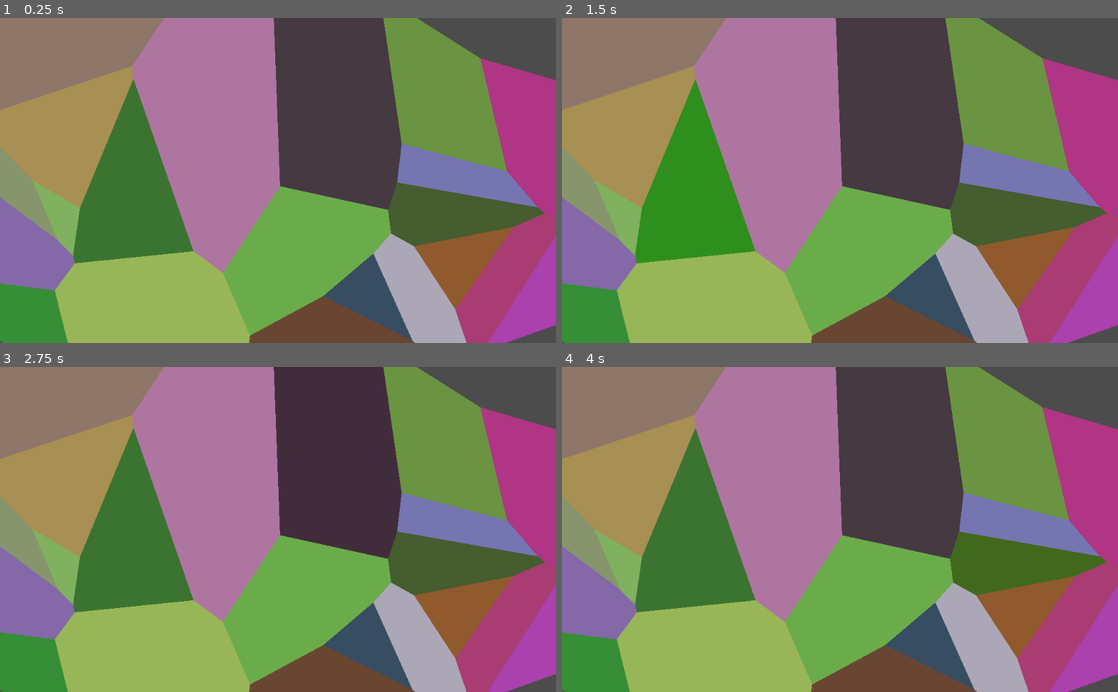
Above: before the commit, frames 1-4 (two rows, left to right).
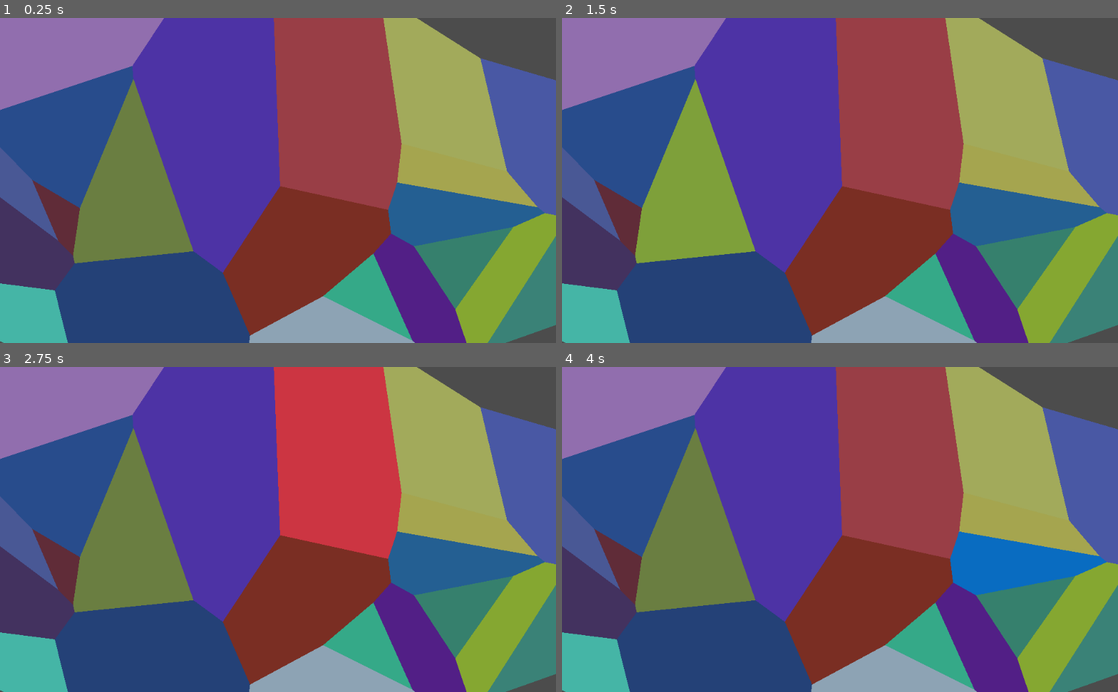
Above: after the commit, the same moments.

Repository: t-karcher/ClickableMap
Game: Godot game, scene res://Demo.tscn
Two runs of this game, one before a commit and one after it. Both use one fixed random seed, a clock stepped at 60 frames per second and the inputs below.
Inputs (mouse positions are in pixels of both pictures, inside the frame that each line leads up to):
- Up to frame 1 (0.25 s): no input
- Up to frame 2 (1.5 s): tap Enter at 0.5 s; move the mouse to (962, 164) at 0.52 s; click (962, 164) at 0.67 s; tap Space at 1.25 s; move the mouse to (728, 196) at 1.27 s; click (728, 196) at 1.42 s
- Up to frame 3 (2.75 s): tap Enter at 2 s; move the mouse to (333, 458) at 2.02 s; click (333, 458) at 2.17 s
- Up to frame 4 (4 s): tap Space at 2.75 s; move the mouse to (812, 594) at 2.77 s; click (812, 594) at 2.92 s; tap Enter at 3.5 s; move the mouse to (1006, 578) at 3.52 s; click (1006, 578) at 3.67 s

The runs differ from the first frame. In frame 1, 97% of the frame differs, in the area x 0-100%, y 0-100%; in frame 2, 97%; in frame 3, 97%; in frame 4, 97%.

Commit message:
unused variable base_color removed

Diff:
--- a/MapRegion.gd
+++ b/MapRegion.gd
@@ -4,14 +4,13 @@
 signal region_selected
 
 var shape : PoolVector2Array setget set_shape
-var base_color : Color = Color(randf(), randf(), randf(), 0.6)
 
 onready var _poly : Polygon2D = $Polygon2D
 onready var _coll : CollisionPolygon2D = $CollisionPolygon2D
 
 func set_shape(new_shape: PoolVector2Array):
 	_poly.set_polygon(new_shape)
-	_poly.color = base_color
+	_poly.color = Color(randf(), randf(), randf(), 0.6)
 	_coll.set_polygon(new_shape)
 	shape = new_shape
 
